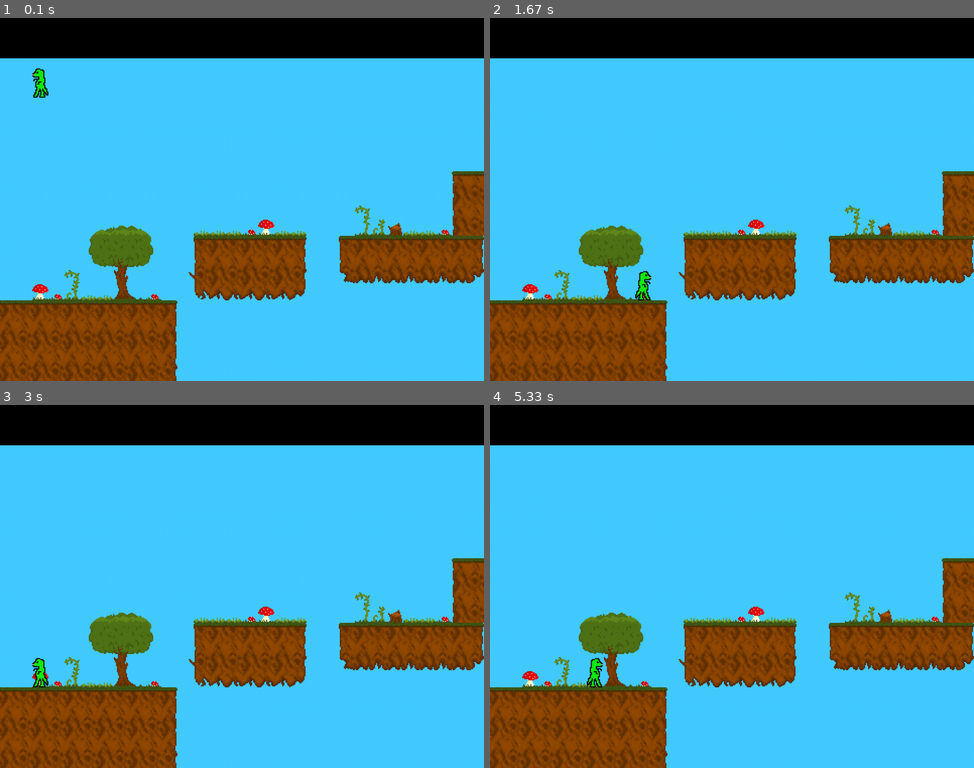
Above: before the commit, frames 1-4 (two rows, left to right).
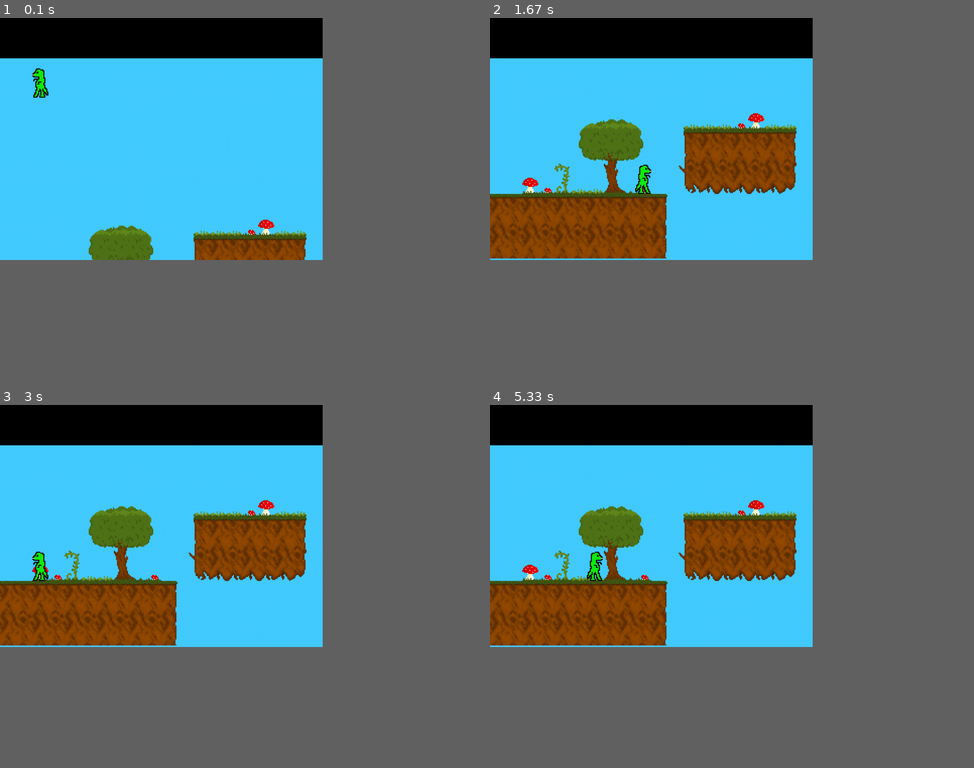
Above: after the commit, the same moments.

Repository: dscotton/worldtree_repo
Game: pygame game, started from worldtree/worldtree.py
Same seed, same stepped clock (60 frames per second), same inputs: the game is played once before the commit and once after it. The source is Python 2; it was converted automatically to run under Python 3.
Inputs:
- Up to frame 1 (0.1 s): no input
- Up to frame 2 (1.67 s): hold Right 0.33-0.8 s; hold Up 0.83-1.13 s; hold Right 1.17-1.63 s
- Up to frame 3 (3 s): hold Left 1.67-2.2 s; hold Left 2.57-2.97 s
- Up to frame 4 (5.33 s): hold Right 3.4-4.03 s; hold Left 4.47-4.93 s; hold Right from 4.97 s (still down)
The window is 900x675 before the commit and 600x450 after it. Grey fills any space a smaller window leaves; there, only what the larger window draws over its background counts as a difference.

The runs differ from the first frame. In frame 1, 20% of the frame differs, in the area x 0-100%, y 0-100%; in frame 2, 35%; in frame 3, 35%; in frame 4, 35%.

Commit message:
Implemented scrolling.

Diff:
--- a/worldtree/characters/hero.py
+++ b/worldtree/characters/hero.py
@@ -177,11 +177,9 @@
     # TODO: It is now possible to walk off the edge of the screen if it isn't blocked by an
     # impassible tile - should this be fixed?
     new_rect = self.environment.AttemptMove(self, self.movement)
-    if self.movement[1] > 0 and new_rect.bottom == self.rect.bottom:
-      # If y momentum is positive but the environment didn't let hero move down, this implies
-      # the character is on solid ground and no longer falling.
+    if self.environment.IsRectSupported(self.Hitbox()):
       self.Supported()
-    elif not self.environment.IsRectSupported(self.Hitbox()):
+    else:
       # If the character actually is falling, set them in jump status.
       self.action = JUMP
       self.Gravity()
--- a/worldtree/environment.py
+++ b/worldtree/environment.py
@@ -28,11 +28,11 @@
   Attributes:
     grid: A two-dimensional array of map tiles.
     surface: pygame.Surface containing the appearance of the visible part of the environment.
-    screen_offset: (x, y) pixel offset of the upper-right corner of the current screen
-      from the upper-right corner of the map.
+    screen_offset: [x, y] pixel offset of the upper-right corner of the current visible area
+      from the upper-right corner of the whole map.  Must be a mutable object to support scrolling.
   """
 
-  def __init__(self, map_data, offset=(0,0)):
+  def __init__(self, map_data, offset=None):
     """Constructor.
 
     Args:
@@ -45,6 +45,8 @@
     self.height = map_data['height']
     self.width = map_data['width']
     self.screen_offset = offset
+    if offset is None:
+      self.screen_offset = [0, 0]
     self.surface = pygame.Surface(MAP_SIZE)
     self.dirty = True  # Whether the surface needs to be refreshed.
     image_cache = {}  # Only create one Surface for each image.
@@ -75,7 +77,7 @@
     first_x = self.screen_offset[0] / TILE_WIDTH
     last_x = first_x + (MAP_WIDTH / TILE_WIDTH)
     first_y = self.screen_offset[1] / TILE_HEIGHT
-    last_y = first_x + (MAP_HEIGHT / TILE_HEIGHT)
+    last_y = first_y + (MAP_HEIGHT / TILE_HEIGHT)
     return ((first_x, last_x), (first_y, last_y))
 
   def GetImage(self):
@@ -208,28 +210,28 @@
     Returns:
       (x, y) vector to apply to rect to maintain its relative position with the landscape.
     """
-    if False:
-      # If near an edge of the screen AND more map exists in that direction, scroll.
-      pass
-    else:
-      return (0, 0)
-
-
-def TestMap():
-  """Simple test for this class - load "test.grid" and validate."""
-  pygame.display.set_caption("Map Test")
-  screen = pygame.display.set_mode(SCREEN_SIZE)
-  fh = open(os.path.join(MAPS_PATH, 'test.grid'))
-  env = Environment(fh.read())
-  screen.blit(env.GetImage(), MAP_POSITION)
-  pygame.display.flip()
-  print 'No errors reading the grid!'
-  while pygame.QUIT not in (event.type for event in pygame.event.get()):
-    # Show the grid until exit.
-    pass
-
-
-if __name__ == '__main__':
-  # Set up dir correctly - required for compiled .exe to work reliably
-  os.chdir(os.path.dirname(sys.argv[0]))
-  TestMap()
+    x_scroll = 0
+    y_scroll = 0
+    if rect.centerx < SCROLL_MARGIN and self.screen_offset[0] > 0:
+      x_scroll = SCROLL_MARGIN - rect.centerx
+      self.screen_offset[0] = max(0, self.screen_offset[0] - x_scroll)
+      self.dirty = True
+    elif (rect.centerx > MAP_WIDTH - SCROLL_MARGIN
+          and self.screen_offset[0] + MAP_WIDTH < self.width * TILE_WIDTH):
+      x_scroll = MAP_WIDTH - SCROLL_MARGIN - rect.centerx
+      self.screen_offset[0] = min(self.screen_offset[0] - x_scroll,
+                                  self.width * TILE_WIDTH - MAP_WIDTH)
+      self.dirty = True
+
+    if rect.centery < SCROLL_MARGIN and self.screen_offset[1] > 0:
+      y_scroll = SCROLL_MARGIN - rect.centery
+      self.screen_offset[1] = max(0, self.screen_offset[1] - y_scroll)
+      self.dirty = True
+    elif (rect.centery > MAP_HEIGHT - SCROLL_MARGIN
+          and self.screen_offset[1] + MAP_HEIGHT < self.height * TILE_HEIGHT):
+      y_scroll = MAP_HEIGHT - SCROLL_MARGIN - rect.centery
+      self.screen_offset[1] = min(self.screen_offset[1] - y_scroll,
+                                  self.height * TILE_HEIGHT - MAP_HEIGHT)
+      self.dirty = True
+
+    return (x_scroll, y_scroll)
--- a/worldtree/game_constants.py
+++ b/worldtree/game_constants.py
@@ -11,11 +11,16 @@
 import os
 
 GAME_NAME = 'World Tree'
-SCREEN_WIDTH = 960
-SCREEN_HEIGHT = 720
-MAP_WIDTH = 960
-MAP_HEIGHT = 640
+# SCREEN_WIDTH = 960
+# SCREEN_HEIGHT = 720
+SCREEN_WIDTH = 640
+SCREEN_HEIGHT = 480
+# MAP_WIDTH = 960
+# MAP_HEIGHT = 640
+MAP_WIDTH = 640
+MAP_HEIGHT = 400
 MAP_POSITION = (0, SCREEN_HEIGHT - MAP_HEIGHT)
+SCROLL_MARGIN = 160
 SCREEN_SIZE = (SCREEN_WIDTH, SCREEN_HEIGHT)
 MAP_SIZE = (SCREEN_WIDTH, MAP_HEIGHT)
 BLACK = (0, 0, 0)
--- a/worldtree/worldtree.py
+++ b/worldtree/worldtree.py
@@ -51,8 +51,10 @@
     player.HandleInput()
     player_group.update()
     dirty_rects = player_group.draw(screen)
-    if env.dirty:
-      pygame.display.flip()
+#    if env.dirty:
+    if True:
+      # TODO: Get the dirty rect animation working correctly.
+      pygame.display.update(pygame.Rect(MAP_POSITION[0], MAP_POSITION[1], MAP_WIDTH, MAP_HEIGHT))
     else:
       for rect in dirty_rects:
         # For some reason the returned dirty_rects doesn't draw the entire sprite for the
Not shown, changed: worldtree/ts_config/worldtree.tsd
